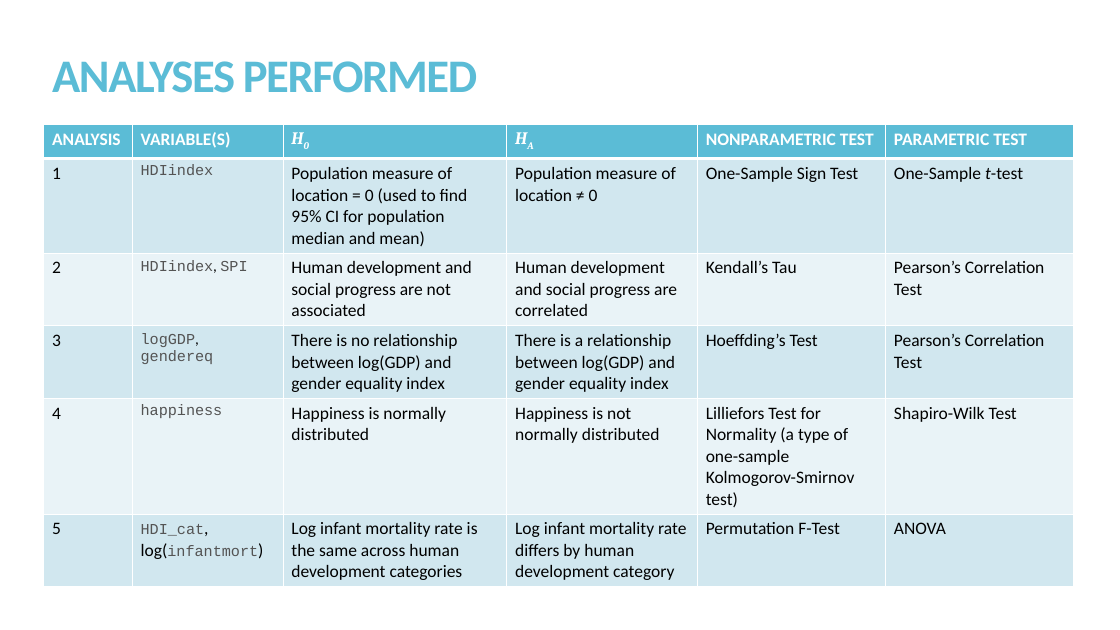
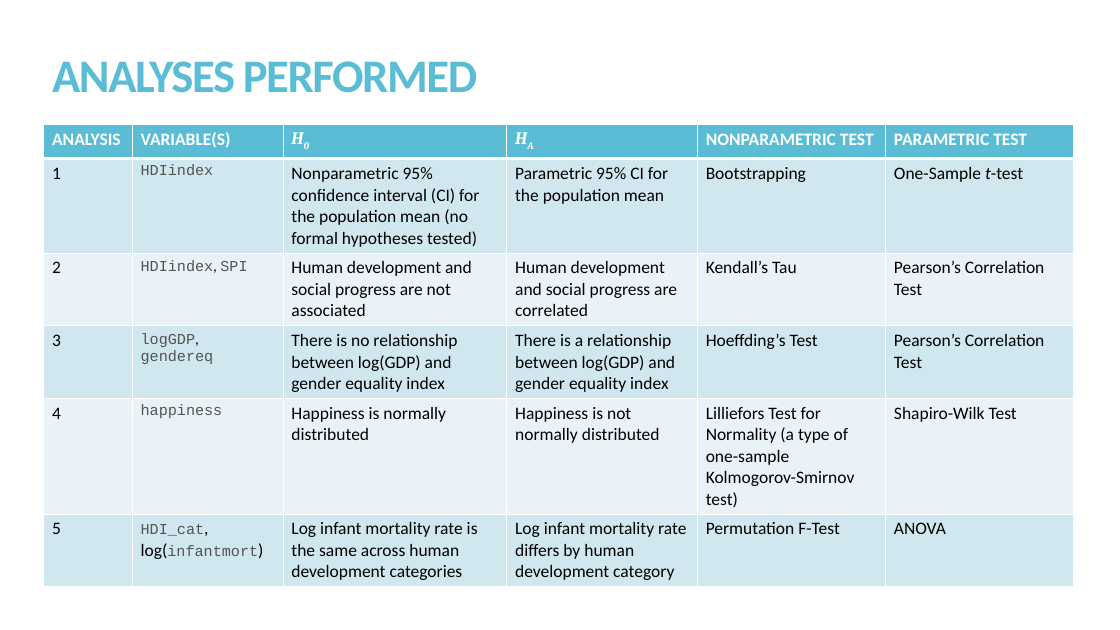
Before and after one commit to kmprioliPROF/MAT_8452_Final_Project, a slide deck: slide 10 of Prioli_Final_Proj.pptx. Drawn at 1120x630 pixels with LibreOffice and Linux fonts; fonts in the diff are those of the drawing. Boxes give left, top, right and bottom in pixels: in the first picture for what was removed or moved away, otherwise in the second. Text is boxed around its words. In the diff, an @@ line names an element or a change of style, - is before the commit and + after.

```diff
--- a/Prioli_Final_Proj.pptx
+++ b/Prioli_Final_Proj.pptx
@@ table at box(44, 125, 1074, 584) @@
-row 2: 1 | HDIindex | Population measure of location = 0 (used to find 95% CI for population median and mean) | Population measure of location ≠ 0 | One-Sample Sign Test | One-Sample t-test
+row 2: 1 | HDIindex | Nonparametric 95% confidence interval (CI) for the population mean (no formal hypotheses tested) | Parametric 95% CI for the population mean | Bootstrapping | One-Sample t-test
```
Also in this commit, not shown: 2 other slides changed, 3 slides added, 2 slides removed, 1 other file.
